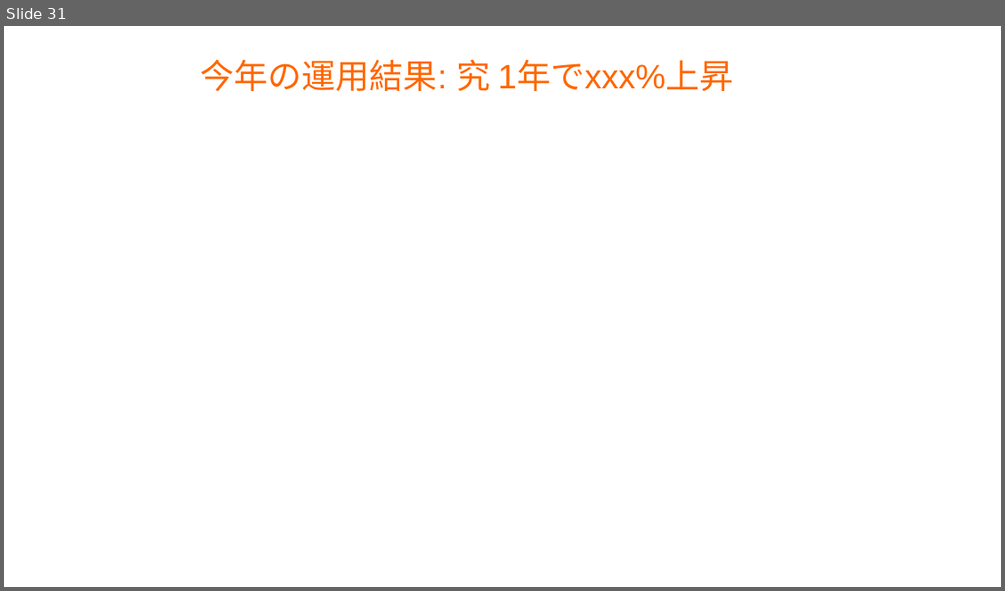
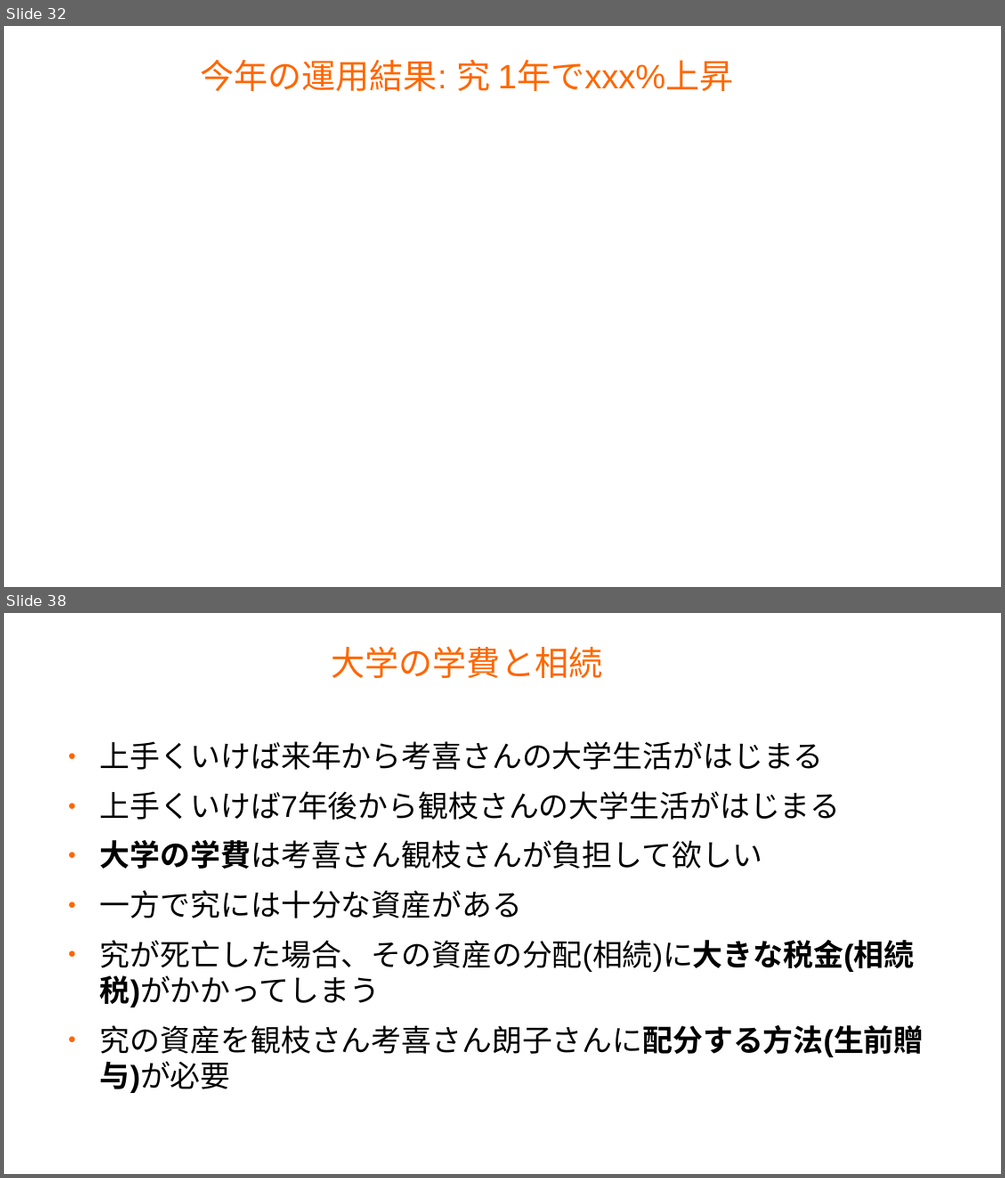
Before and after one commit to master-q/masterq-docs, a slide deck: presentations/20231126-invest_report/20231126-invest_report.odp. Shown one above the other, each under a label of ours: slide 31 before the commit, slides 32 and 38 after it; the slides between them are not shown. The pictures are 1005x591 and 1005x1178 pixels, drawn with LibreOffice and Linux fonts; fonts in the diff are those of the drawing; background and template pictures are left out. Boxes give left, top, right and bottom in pixels: in the first picture for what was removed or moved away, otherwise in the second. Text is boxed around its words. In the diff, an @@ line names an element or a change of style, - is before the commit and + after.

```diff
--- a/presentations/20231126-invest_report/20231126-invest_report.odp
+++ b/presentations/20231126-invest_report/20231126-invest_report.odp
@@ slide 38 added at (4,613,1001,1174), background #FFFFFF @@
@@ title added at (332,646,603,678), 27 pt, text #FF6600 @@
+大学の学費と相続
@@ text added at (100,741,924,1093), 24 pt, text #000000 @@
+● 上手くいけば来年から考喜さんの大学生活がはじまる
+● 上手くいけば7年後から観枝さんの大学生活がはじまる
+● 大学の学費は考喜さん観枝さんが負担して欲しい
+● 一方で究には十分な資産がある
+● 究が死亡した場合、その資産の分配(相続)に大きな税金(相続税)がかかってしまう
+● 究の資産を観枝さん考喜さん朗子さんに配分する方法(生前贈与)が必要
@@ what was slide 31 is now slide 32 @@
```
Also in this commit, not shown: 17 slides changed, 12 other slides added, 3 slides removed.
